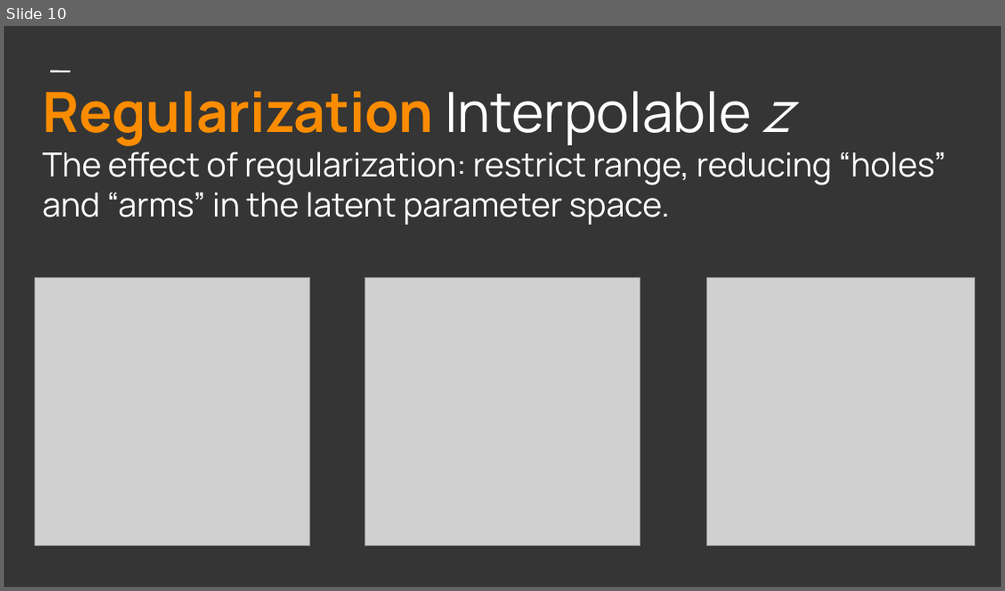
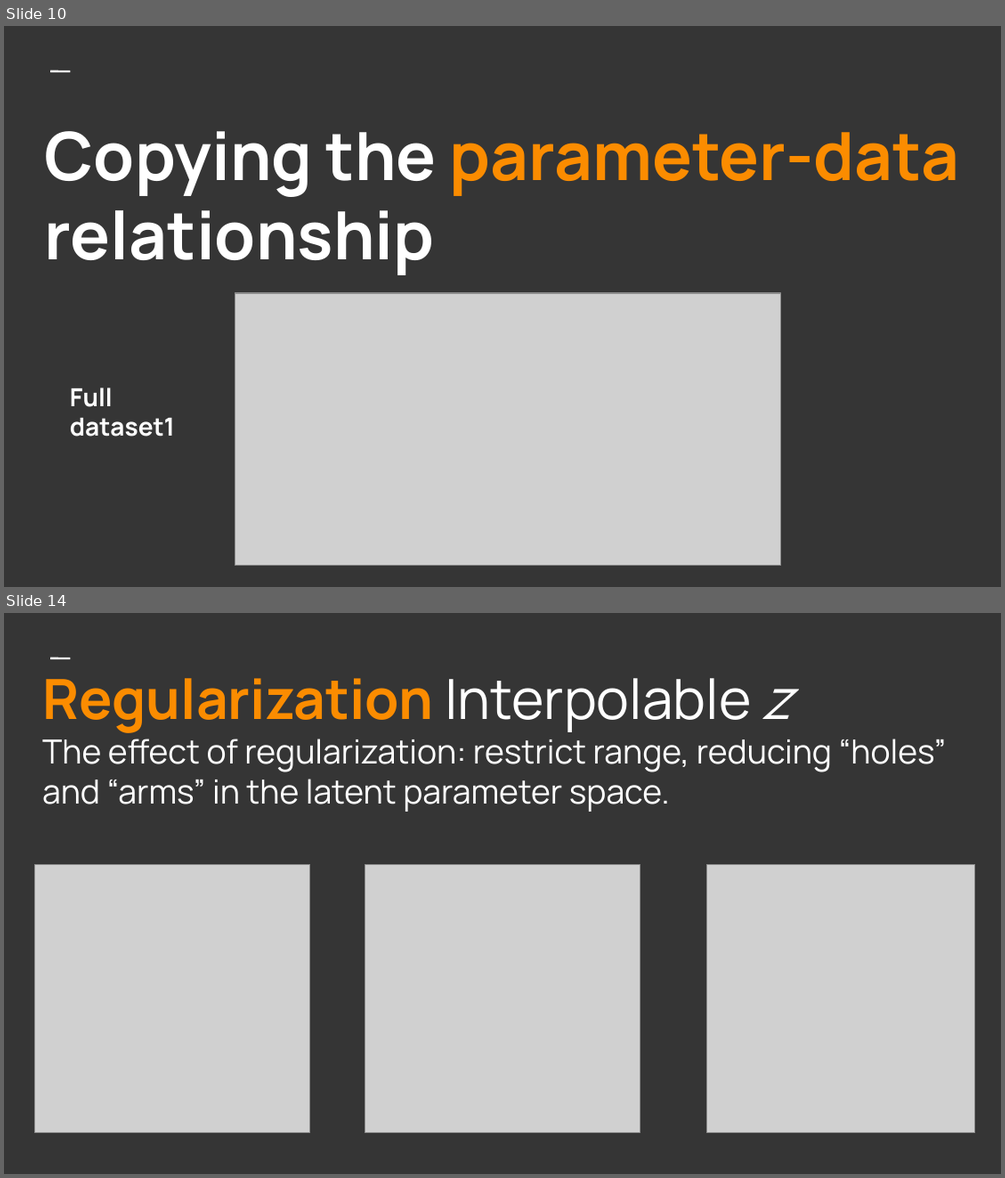
Before and after one commit to johndpope/sounderfeit, a slide deck: doc/CondAutoenc.odp. Shown one above the other, each under a label of ours: slide 10 before the commit, slides 10 and 14 after it; the slides between them are not shown. The pictures are 1005x591 and 1005x1178 pixels, drawn with LibreOffice and Linux fonts; fonts in the diff are those of the drawing; grey boxes stand for pictures. Boxes give left, top, right and bottom in pixels: in the first picture for what was removed or moved away, otherwise in the second. Text is boxed around its words. In the diff, an @@ line names an element or a change of style, - is before the commit and + after.

```diff
--- a/doc/CondAutoenc.odp
+++ b/doc/CondAutoenc.odp
@@ slide 10 added at [4,26,1001,587], background #353535; not listed: 1 template element that a slide beside it also shows @@
@@ title added at [45,131,960,275], 48 pt, text #FFFFFF, bold @@
+Copying the parameter-data relationship
@@ picture added at [235,293,780,565] @@
@@ title added at [70,387,175,436], 18 pt, text #FFFFFF, bold @@
+Full
+dataset1
@@ what was slide 10 is now slide 14 @@
```
Also in this commit, not shown: 4 slides changed, 4 other slides added, 1 slide removed.
